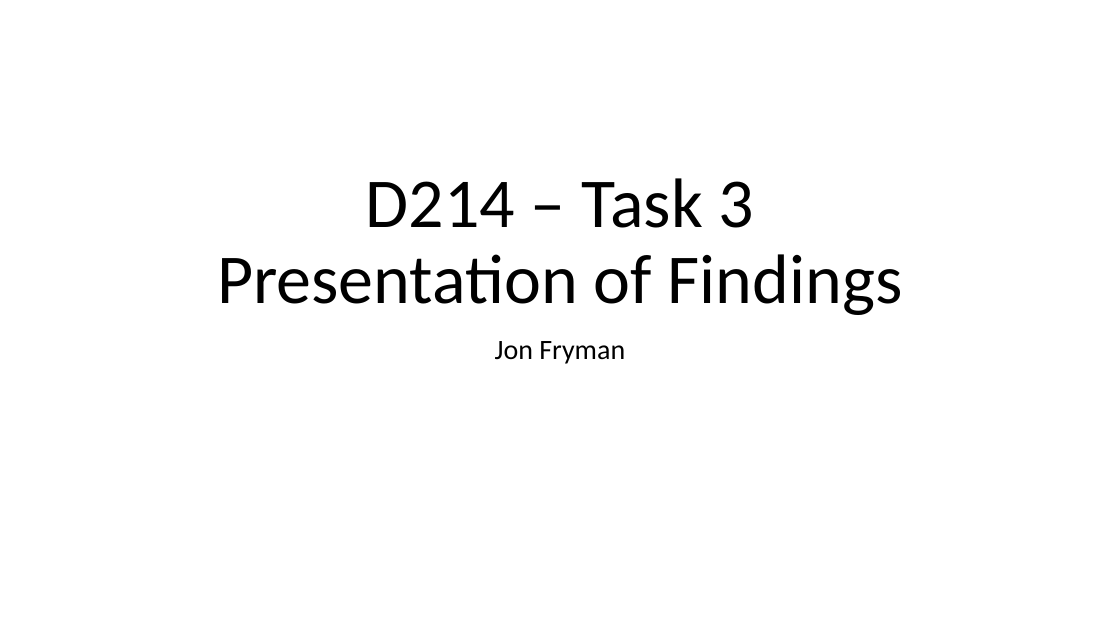
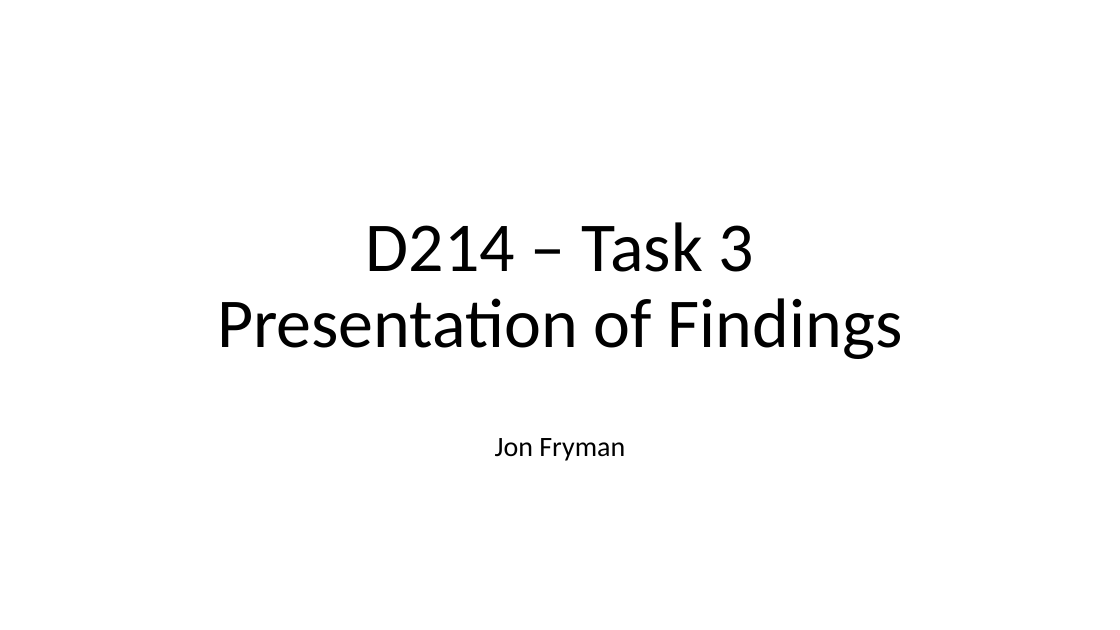
Before and after one commit to frymanation/D214-Capstone, a slide deck: slide 1 of Task 3/Jon Fryman - D214 - Task 3.pptx. Drawn at 1120x630 pixels with LibreOffice and Linux fonts; fonts in the diff are those of the drawing. Boxes give left, top, right and bottom in pixels: in the first picture for what was removed or moved away, otherwise in the second. Text is boxed around its words. In the diff, an @@ line names an element or a change of style, - is before the commit and + after.

```diff
--- a/Task 3/Jon Fryman - D214 - Task 3.pptx
+++ b/Task 3/Jon Fryman - D214 - Task 3.pptx
@@ title "D214 – Task 3 Presentation ...": place and size @@
-title "D214 – Task 3 Presentation ..." at (217, 178, 903, 315)
+title "D214 – Task 3 Presentation ..." at (217, 222, 903, 359)
@@ subtitle "Jon Fryman": place and size @@
-subtitle "Jon Fryman" at (495, 341, 625, 364)
+subtitle "Jon Fryman" at (495, 438, 625, 461)
```
Also in this commit, not shown: 7 other slides changed, 1 slide added, 2 slides removed.
